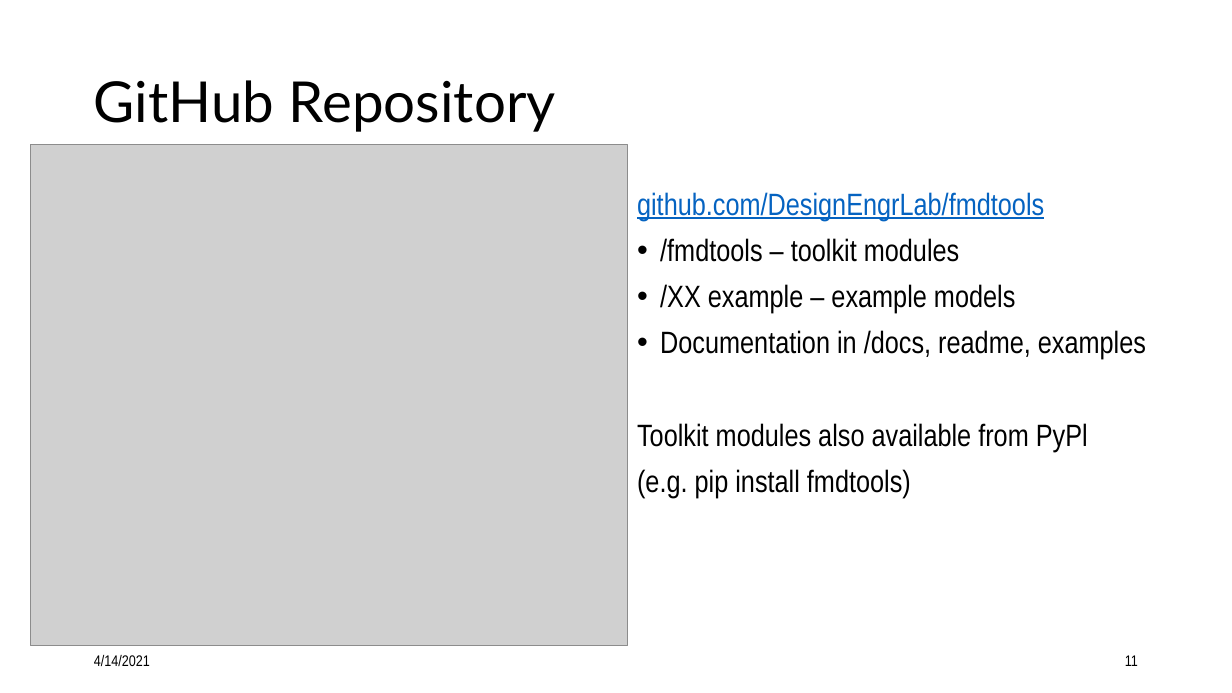
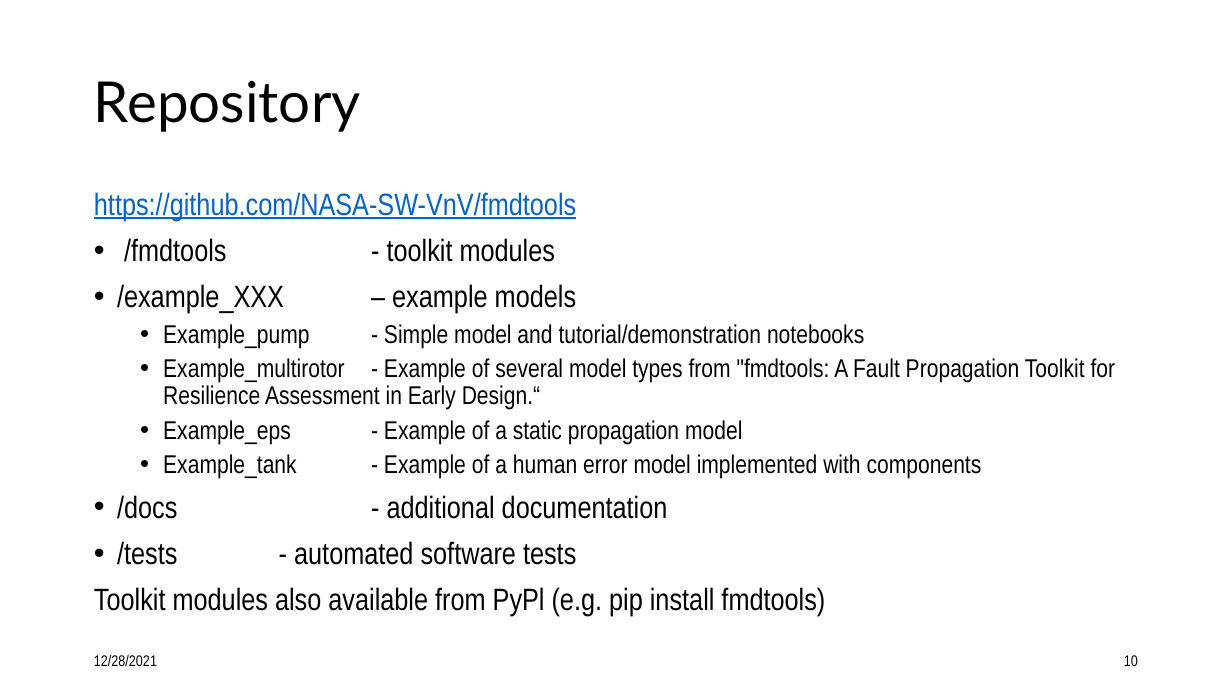
Before and after one commit to nasa/fmdtools, a slide deck: slide 10 of docs/Intro to fmdtools.pptx (slide 11 before the commit). Drawn at 1232x693 pixels with LibreOffice and Linux fonts; fonts in the diff are those of the drawing; grey boxes stand for pictures. Boxes give left, top, right and bottom in pixels: in the first picture for what was removed or moved away, otherwise in the second. Text is boxed around its words. In the diff, an @@ line names an element or a change of style, - is before the commit and + after.

Commit message:
Updating Documentation
- adding new functions to module descriptions
-update notebooks
- removing deprecated documentation

```diff
--- a/docs/Intro to fmdtools.pptx
+++ b/docs/Intro to fmdtools.pptx
@@ title at (x1=94, y1=81, x2=361, y2=132): text changed @@
-GitHub Repository
+Repository
@@ picture removed at (x1=30, y1=145, x2=628, y2=646) @@
@@ text at (x1=94, y1=192, x2=1116, y2=616): text changed; size 24 to 20 pt @@
-github.com/DesignEngrLab/fmdtools
-• /fmdtools – toolkit modules
-• /XX example – example models
-• Documentation in /docs, readme, examples
-Toolkit modules also available from PyPl
-(e.g. pip install fmdtools)
+https://github.com/NASA-SW-VnV/fmdtools
+• /fmdtools - toolkit modules
+• /example_XXX – example models
+  • Example_pump - Simple model and tutorial/demonstration notebooks
+  • Example_multirotor - Example of several model types from "fmdtools: A Fault Propagation Toolkit for Resilience Assessment in Early Design.“
+  • Example_eps - Example of a static propagation model
+  • Example_tank - Example of a human error model implemented with components
+• /docs - additional documentation
+• /tests - automated software tests
+Toolkit modules also available from PyPl (e.g. pip install fmdtools)
@@ text at (x1=94, y1=655, x2=157, y2=666): text changed @@
-4/14/2021
+12/28/2021
@@ page number at (x1=1124, y1=655, x2=1138, y2=666): text changed @@
-11
+10
```
Also in this commit, not shown: 32 other slides changed, 5 slides added, 3 slides removed, 14 other files.
